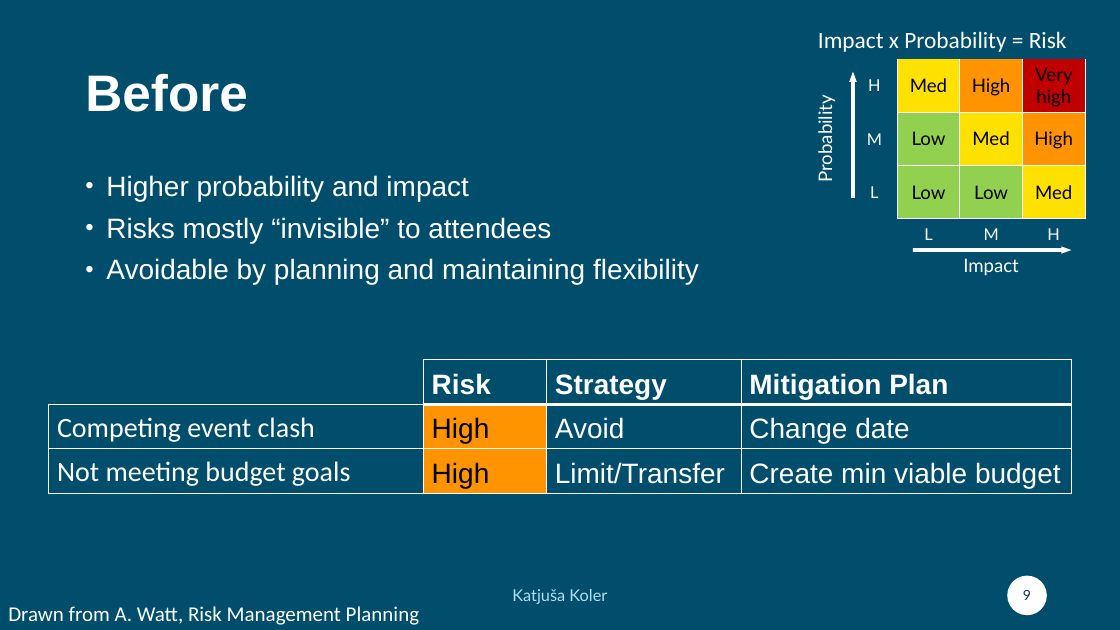
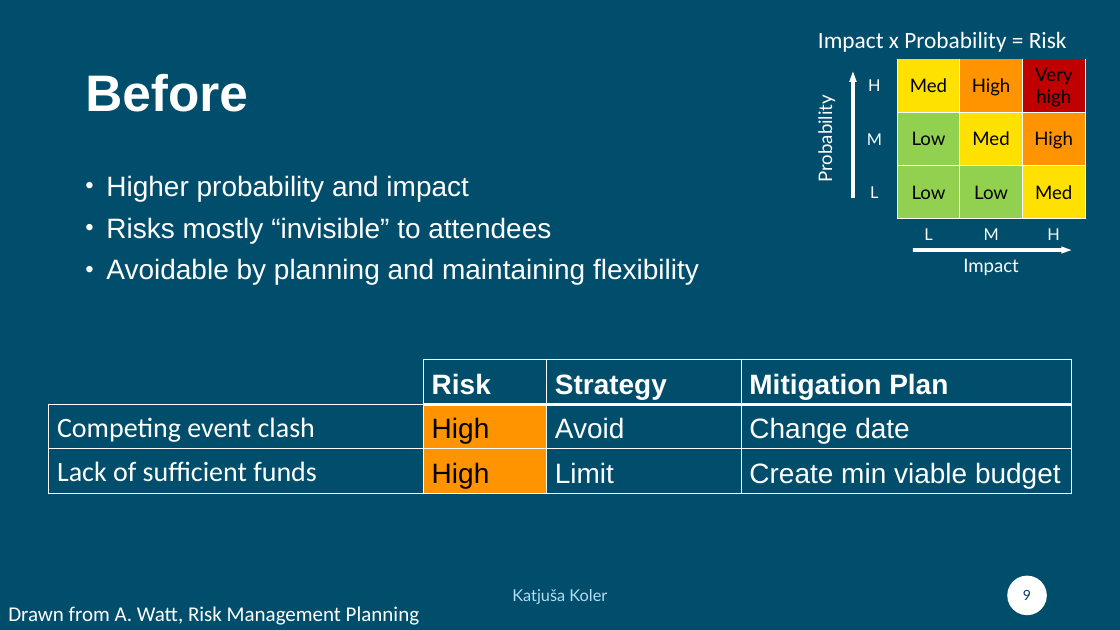
Before and after one commit to katkoler/presentations, a slide deck: slide 9 of Mitigating-Risks-Research-Community-Manager-Interview.pptx. Drawn at 1120x630 pixels with LibreOffice and Linux fonts; fonts in the diff are those of the drawing. Boxes give left, top, right and bottom in pixels: in the first picture for what was removed or moved away, otherwise in the second. Text is boxed around its words. In the diff, an @@ line names an element or a change of style, - is before the commit and + after.

Commit message:
update presentation

```diff
--- a/Mitigating-Risks-Research-Community-Manager-Interview.pptx
+++ b/Mitigating-Risks-Research-Community-Manager-Interview.pptx
@@ table at [49,360,1072,494] @@
-row 3, column 1: Not meeting budget goals
+row 3, column 1: Lack of sufficient funds
-row 3, column 3: Limit/Transfer
+row 3, column 3: Limit
```
